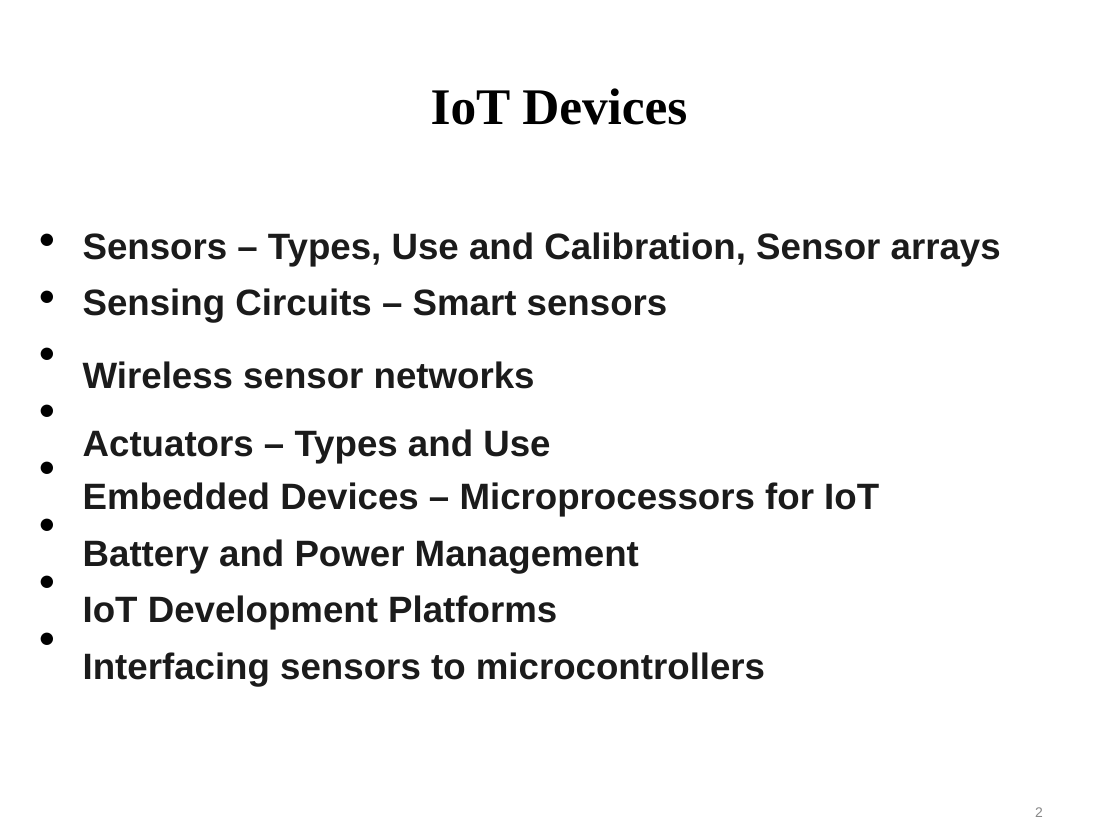
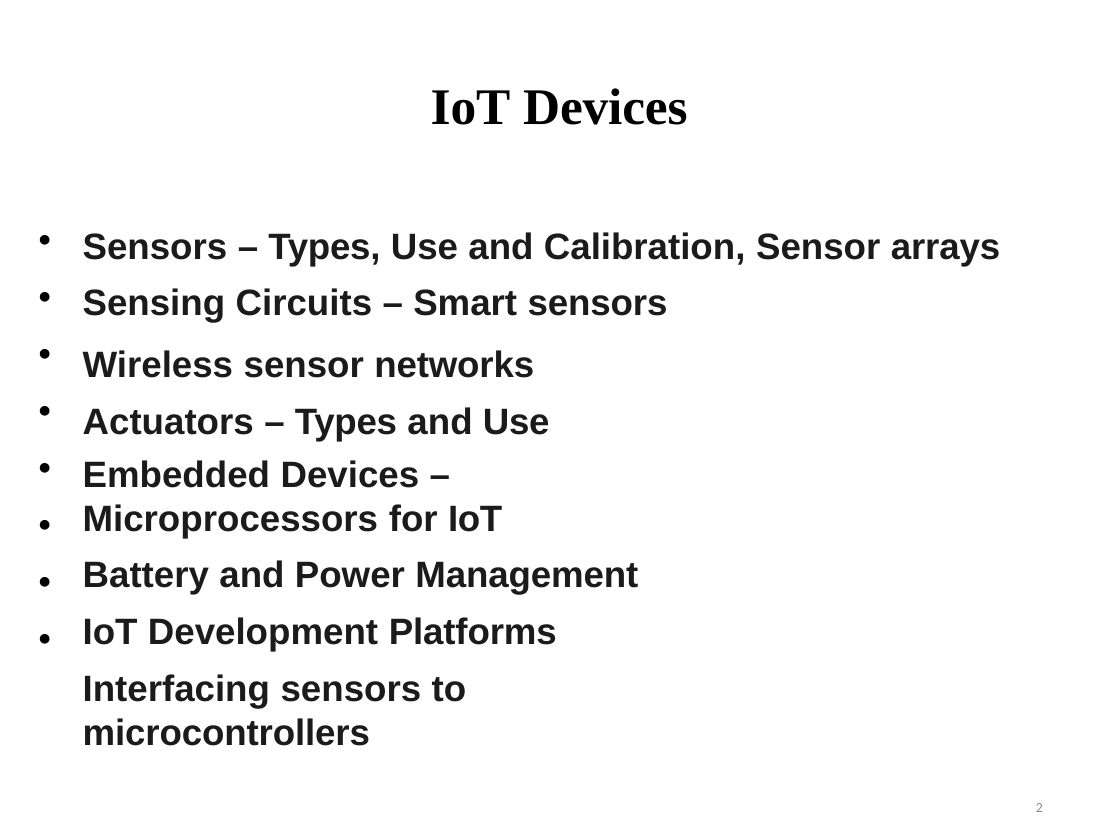
Before and after one commit to najnin26/Internet-of-Things-IoT, a slide deck: slide 2 of Chapter_5_IoT_device_components.pptx. Drawn at 1120x840 pixels with LibreOffice and Linux fonts; fonts in the diff are those of the drawing. Boxes give left, top, right and bottom in pixels: in the first picture for what was removed or moved away, otherwise in the second. Text is boxed around its words. In the diff, an @@ line names an element or a change of style, - is before the commit and + after.

```diff
--- a/Chapter_5_IoT_device_components.pptx
+++ b/Chapter_5_IoT_device_components.pptx
@@ text "Sensors – Types, Use and ..." at (x1=83, y1=232, x2=1000, y2=746): letter spacing 0 to -0.2 pt in "Types,", "Types Use", "IoT"; letter spacing 0 to -0.1 pt in "arrays sensors", "networks", "Management Platforms", "microcontrollers"; more space between paragraphs; line spacing 1.56 to 40.5pt @@
@@ font Open Sans to DejaVu Sans Mono, letter spacing 0 to -0.5 pt; more space between paragraphs in 8 elements at (x1=39, y1=226, x2=55, y2=249), (x1=39, y1=283, x2=55, y2=306), (x1=39, y1=340, x2=55, y2=363), (x1=39, y1=398, x2=55, y2=420), (x1=39, y1=455, x2=55, y2=477), (x1=39, y1=512, x2=55, y2=534), (x1=39, y1=569, x2=55, y2=591), (x1=39, y1=625, x2=55, y2=648) @@
@@ page number at (x1=1036, y1=803, x2=1043, y2=812): font Arial to Calibri, text colour #888888 to #8C8C8C, letter spacing 0 to -0.2 pt; line spacing 2.32 to 20.9pt @@
```
Also in this commit, not shown: 57 other slides changed.
